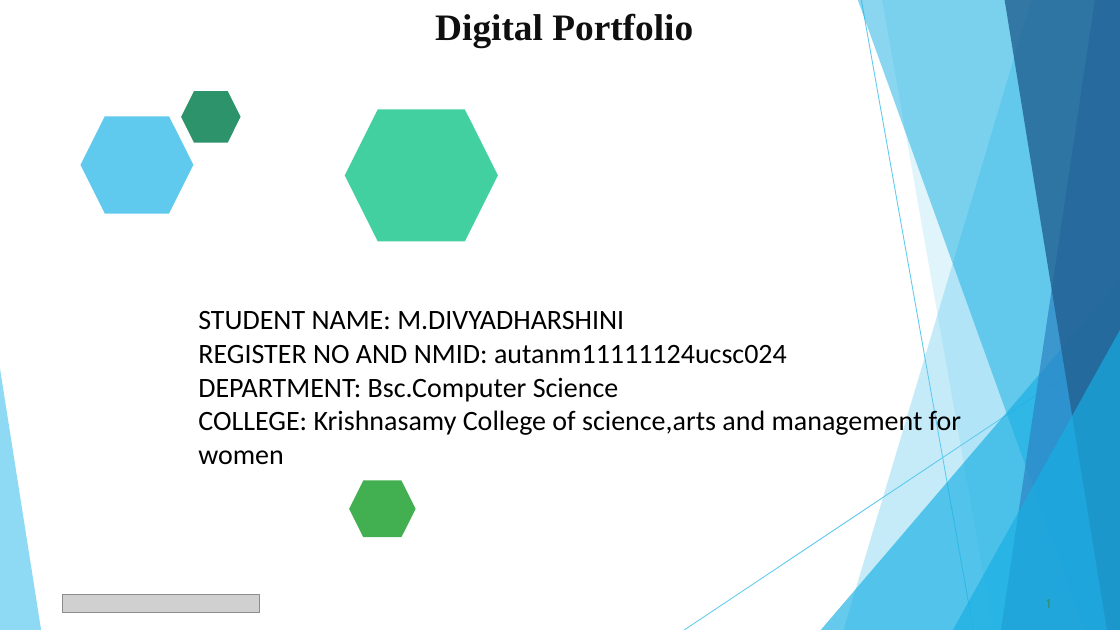
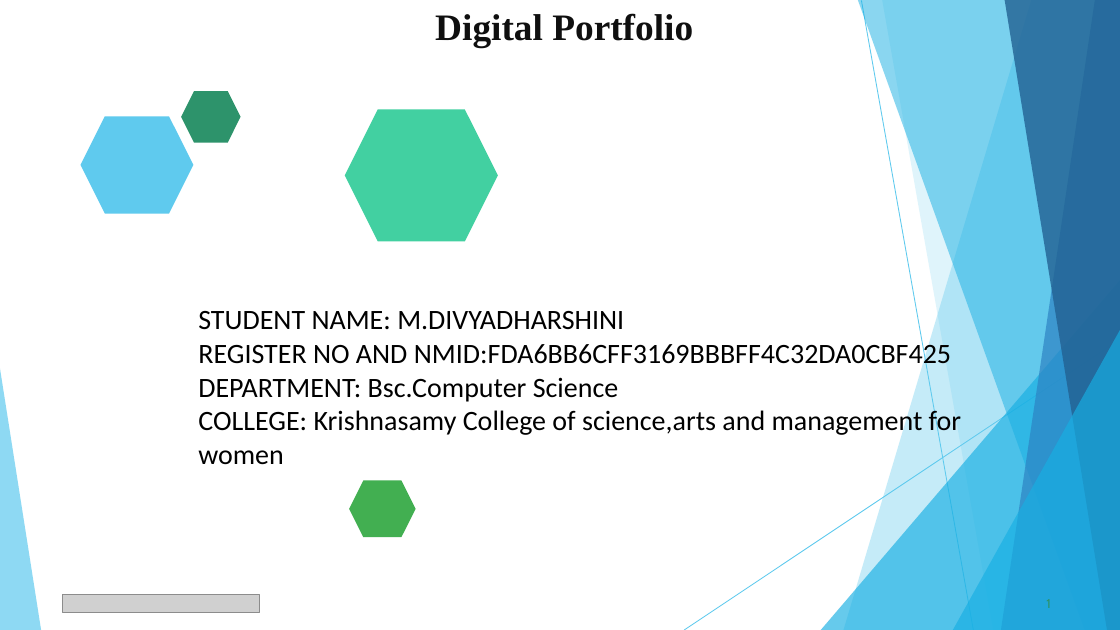
Before and after one commit to Divyadharshini0603/DI-VY-AD-HA-RS-HI-NI, a slide deck: slide 1 of Divyadharshini.pptx. Drawn at 1120x630 pixels with LibreOffice and Linux fonts; fonts in the diff are those of the drawing; grey boxes stand for pictures. Boxes give left, top, right and bottom in pixels: in the first picture for what was removed or moved away, otherwise in the second. Text is boxed around its words. In the diff, an @@ line names an element or a change of style, - is before the commit and + after.

```diff
--- a/Divyadharshini.pptx
+++ b/Divyadharshini.pptx
@@ text at (198, 340, 951, 370): text changed @@
-REGISTER NO AND NMID: autanm11111124ucsc024
+REGISTER NO AND NMID:FDA6BB6CFF3169BBBFF4C32DA0CBF425
```
